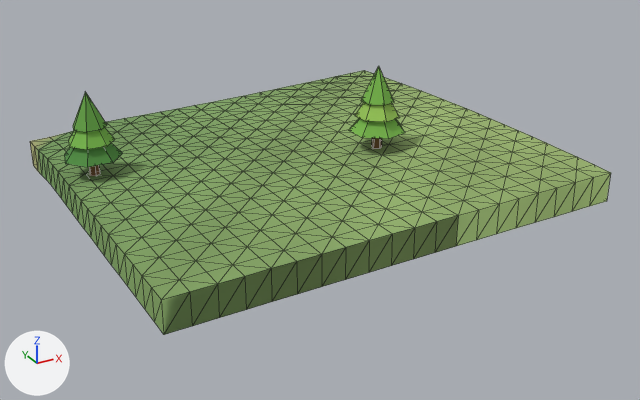
Before and after pictures for a commit that changed the glTF model client/public/models/chunks/-1_3.glb.
Before and after are seen from a camera (50 mm lens) standing at (-41.5, -157.0, 22.6) and looking at (-14.3, -107.6, -2.1). Arrows for +X, +Y and +Z are at lower left; the lights stay in place. The picture after the commit comes second. Mesh edges are drawn as thin lines. Vertices at exactly the same position are counted once.

In view in the first picture: 'scenery', 'terrain'.
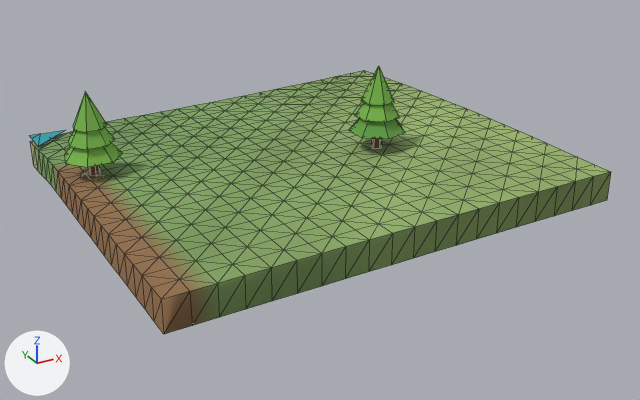
Where the change shows, as pixel boxes [x1, y1, x2, y2] in the pictures (640 x 400 px; the box of a moved part takes in the faces that stretch with it):
'terrain', reshaped, recoloured: before [30, 70, 611, 335]; after [30, 70, 611, 334]
'scenery', reshaped (10% wider): before [64, 66, 405, 176]; after [30, 66, 405, 176]
part 1 of me_terrain, moved or reshaped: before [503, 165, 611, 228]; after [504, 164, 611, 227]
part 2 of me_terrain, recoloured: [193, 164, 611, 325] in both
part 3 of me_terrain, recoloured (green to brown): [52, 160, 216, 334] in both
part 4 of me_scenery, moved or reshaped: [372, 138, 382, 149] in both
part 5 of me_scenery, moved or reshaped (mostly hidden): [89, 165, 100, 176] in both
part 6 of me_scenery, added: after [30, 130, 65, 147]
part 7 of me_scenery, recoloured: [64, 92, 405, 176] in both

Edits to the bpy script that builds the scene:
```text
Change me_terrain:
    where me_terrain.from_pydata(...)  # 521 vertices, 960 faces; spans x -30.0..0.0, y -120.0..-90.0, z -2.6..1.7
    used by ob_terrain; location = (0.0, 0.0, 0.0)
    me_terrain part 1: all 10 vertices in x -6.0..0.0, y -120.0, z -0.6..1.6 are moved by (0.0, 0.0, 0.1)
    me_terrain part 2: 132 faces centred in x -27.5..0.0, y -120.0..-116.0, z -0.6..1.6 are repainted in the vertex colours; the middle colour goes from green #91ac69 to green #91ad6a
    me_terrain part 3: 97 faces centred in x -30.0..-26.0, y -120.0..-96.5, z -1.3..0.7 are repainted in the vertex colours; the middle colour goes from green #7ea161 to brown #94714d
Change me_scenery:
    used by ob_scenery; location = (0.0, 0.0, 0.0)
    verts and faces of me_scenery; kept vertices keep their numbers, new ones are numbered from 78
    before: 39 (-28.0, -101.2, 3.5), 41 (-27.8, -101.1, 3.5), 43 (-27.9, -100.8, 3.5), 45 (-28.1, -100.8, 3.5), 47 (-28.2, -101.1, 3.5)
    before: 49 (-28.0, -101.0, 3.5)
    remove me_scenery.from_pydata(...)  # 78 vertices, 124 faces; spans x -29.9..-8.0, y -110.0..-99.0, z 0.2..7.0
    add me_scenery.from_pydata(...)  # 83 vertices, 127 faces; spans x -30.0..-8.0, y -110.0..-90.0, z -0.2..7.0
    me_scenery part 4
    6 vertices are removed from x -10.2..-9.8, y -108.2..-107.8, z 4.6
    22 faces are deleted
    6 vertices are added at (-10.0, -108.2, 4.2), (-9.8, -108.1, 4.2), (-9.9, -107.8, 4.2), (-10.1, -107.8, 4.2), (-10.2, -108.1, 4.2), (-10.0, -108.0, 4.2)
    22 new faces join them
    me_scenery part 5
    add for i in [39, 41, 43, 45, 47, 49]: verts[i] += (0.0, 0.0, -0.2)
    me_scenery part 6
    add verts[78] = (-29.2, -90.0, -0.2)  # pixel (40, 133)
    add verts[79] = (-30.0, -90.8, -0.2)  # pixel (31, 138)
    add verts[80] = (-30.0, -92.8, -0.2)  # pixel (37, 146)
    add verts[81] = (-27.2, -90.0, -0.2)  # pixel (66, 129)
    add verts[82] = (-30.0, -90.0, -0.2)  # pixel (29, 135)
    add faces += [(78, 79, 80), (78, 80, 81), (78, 82, 79)]
    me_scenery part 7: 86 kept faces spanning x -29.9..-8.0, y -110.0..-99.0, z 0.2..7.0 get new vertex colours; the middle colour goes from green #76b34b to green #78b54c
```
